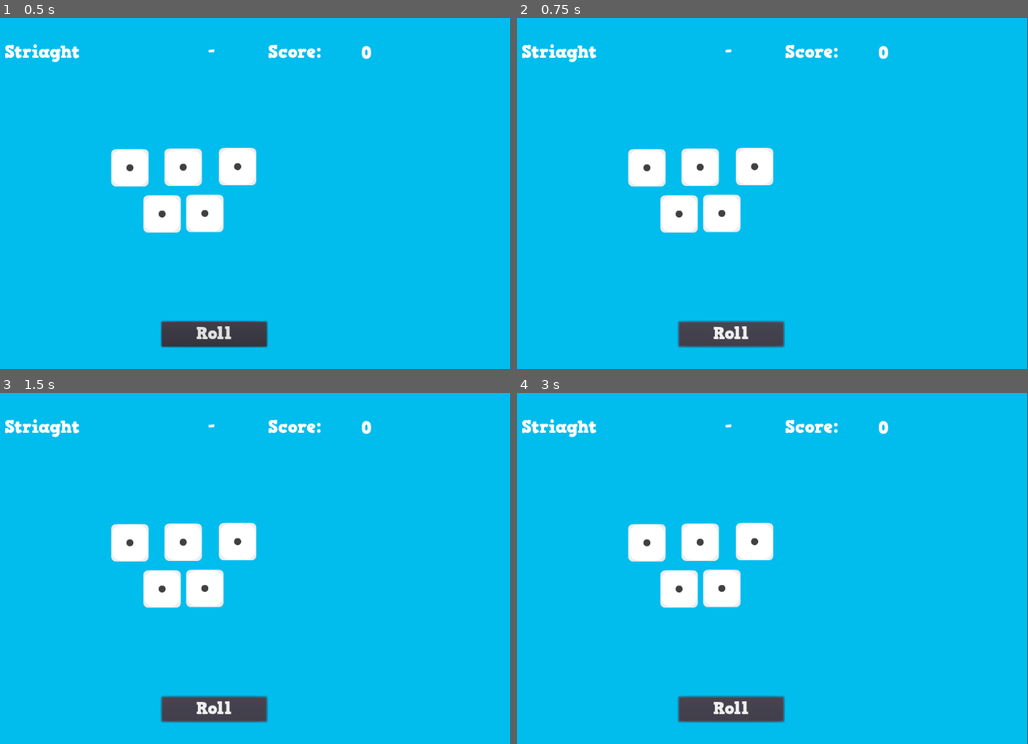
Above: before the commit, frames 1-4 (two rows, left to right).
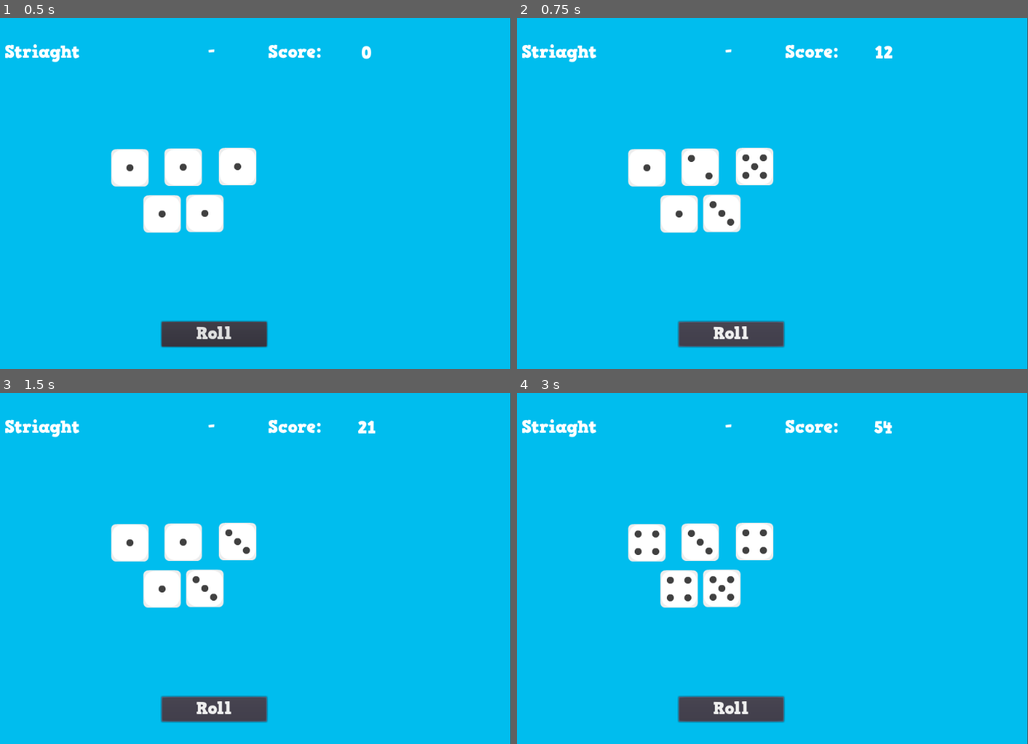
Above: after the commit, the same moments.

Repository: Endrophes/Godotzy
Game: Godot game, scene res://Main.tscn
Two runs of this game, one before a commit and one after it. Both use one fixed random seed, a clock stepped at 60 frames per second and the inputs below.
Inputs:
- Up to frame 1 (0.5 s): no input
- Up to frame 2 (0.75 s): click "Roll" at 0.5 s
- Up to frame 3 (1.5 s): click "Roll" at 1.25 s
- Up to frame 4 (3 s): click "Roll" at 2 s; tap Enter at 2.75 s

Frame 1 is identical in both runs. In frame 2, 0.3% of the frame differs, in the area x 33-74%, y 7-60%; in frame 3, 0.2%; in frame 4, 0.6%, in the area x 23-74%, y 7-60%.

Commit message:
Update Godotzy.gd
* Set score to zero
* Sum the value of the dice
* Roll each die
* Update the Score display

Diff:
--- a/Game/src/Godotzy.gd
+++ b/Game/src/Godotzy.gd
@@ -3,13 +3,7 @@
 # Store Dice
 var diceStorage = [];
 var rollButton;
-
-# Recursive loop to find all nodes with a specific class
-func findAllByClass(node: Node, className : String, result : Array) -> void:
-	if node.is_class(className):
-		result.push_back(node)
-	for child in node.get_children():
-		findAllByClass(child, className, result)
+var score = 0;
 
 # Recursive loop to find all nodes with a specific Name
 func findAllByName(node: Node, nodeName : String, result : Array) -> void:
@@ -34,8 +28,15 @@
 #	print(rollButton)
 	rollButton.connect("pressed", self, "_Roll_The_Dice")
 
+	get_node("ScoreDisplay").text = str(score);
+
 func _Roll_The_Dice():
-	print("ROLLEN ROLLEN ROLLEN")
+#	print("ROLLEN ROLLEN ROLLEN")
+	for die in diceStorage:
+		die._roll();
+		score += die._getValue();
+
+	get_node("ScoreDisplay").text = str(score);
 
 
 # Called every frame. 'delta' is the elapsed time since the previous frame.
